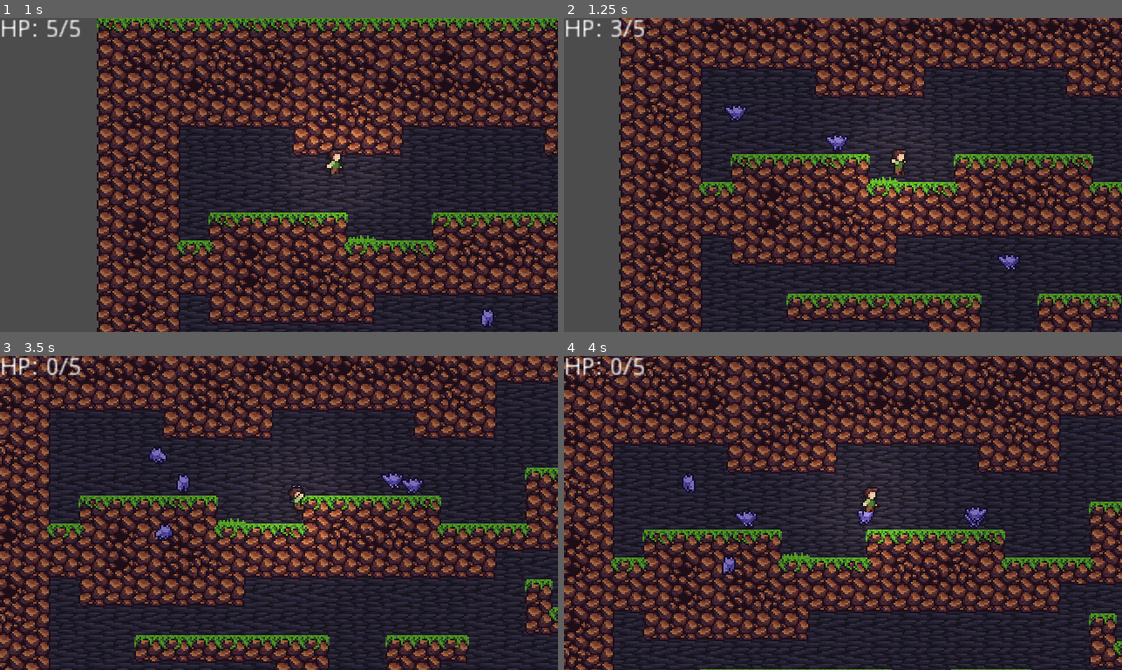
Above: before the commit, frames 1-4 (two rows, left to right).
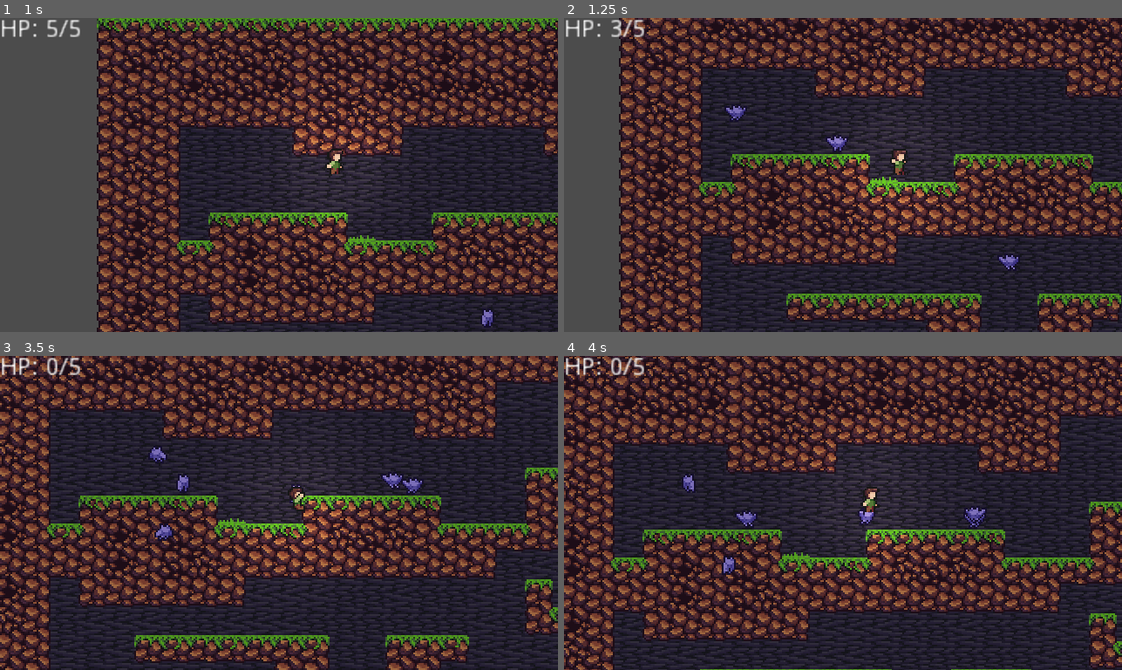
Above: after the commit, the same moments.

Repository: jasonrobwebster/Cave
Game: Godot game, scene res://scenes/Level1-1.tscn
Same seed, same stepped clock (60 frames per second), same inputs: the game is played once before the commit and once after it. This scene is started directly instead of the project's main scene.
Inputs:
- Up to frame 1 (1 s): hold Right (ui_right) from 0.53 s (still down); hold Shift (run) from 0.53 s (still down); tap Space (jump) at 0.77 s
- Up to frame 2 (1.25 s): keep holding Right (ui_right); keep holding Shift (run)
- Up to frame 3 (3.5 s): release Shift (run) at 1.28 s; tap Shift (run) at 1.35, 2.85 s; tap Space (jump) at 1.52, 3.02 s; release Right (ui_right) at 2.03 s; hold Left (ui_left) 2.03-2.78 s; hold Shift (run) 2.03-2.78 s; hold Right (ui_right) from 2.78 s (still down)
- Up to frame 4 (4 s): keep holding Right (ui_right); hold Shift (run) from 3.53 s (still down); tap Space (jump) at 3.77 s

Frame 1 is identical in both runs. In frame 2, less than 0.1% of the frame differs, in the area x 47-51%, y 36-43%; in frame 3, less than 0.1%; in frame 4, less than 0.1%, in the area x 52-76%, y 48-54%.

Commit message:
added player carry states

Diff:
--- a/player/Carry.gd
+++ b/player/Carry.gd
@@ -1 +1,66 @@
 extends "res://player/Motion.gd"
+
+signal pickup_item(item, parent)
+signal drop_item()
+
+const ACCELRATION := 15
+const FRICTION := 30
+const THROW_HSPEED = 150
+const THROW_VSPEED = -100
+
+var _carrying: RigidBody2D
+var _carrying_parent: Node
+
+
+func _ready():
+	for child in get_parent().get_children():
+		if not "Carry" in child.name:
+			continue
+		connect("pickup_item", child, "_on_PickupItem")
+		connect("drop_item", child, "_on_DropItem")
+
+
+func _on_PickupItem(item, parent):
+	if not item and not _carrying:
+		emit_signal("state_change", "Idle")
+		return
+	if item and _carrying and item != _carrying:
+		_drop()
+		_carrying = item
+		_carrying_parent = parent
+		pass
+	if item and not _carrying:
+		_carrying = item
+		_carrying_parent = parent
+	if not item and _carrying:
+		return
+
+	# handle the item
+	_carrying_parent.remove_child(item)
+	carry_pivot.add_child(item)
+	var offset = item.get("pickup_offset")
+	if not offset:
+		offset = Vector2.ZERO
+	item.position = offset
+	item.mode = RigidBody2D.MODE_KINEMATIC
+
+
+func _on_DropItem():
+	_carrying = null
+	_carrying_parent = null
+
+
+func _drop():
+	_throw(velocity)
+	emit_signal("drop_item")
+
+
+func _throw(throw_velocity: Vector2):
+	carry_pivot.remove_child(_carrying)
+	_carrying_parent.add_child(_carrying)
+	var offset = _carrying.get("pickup_offset")
+	if not offset:
+		offset = Vector2.ZERO
+	_carrying.global_position = carry_pivot.global_position + offset
+	_carrying.mode = RigidBody2D.MODE_RIGID
+	_carrying.linear_velocity = throw_velocity
--- a/player/CarryIdle.gd
+++ b/player/CarryIdle.gd
@@ -1,4 +1,20 @@
 extends "res://player/Carry.gd"
 
-func enter(previous_state: String = '', args=null):
+
+func enter(previous_state: String = '', item: RigidBody2D=null):
 	anim_player.play("CarryIdle")
+	if item:
+		emit_signal("pickup_item", item, item.get_parent())
+
+
+func update(delta):
+	var input_x := _get_input_x()
+	if input_x != 0:
+		emit_signal("state_change", "CarryWalk")
+	.update(delta)
+
+
+func handle_input(event: InputEvent):
+	if event.is_action_pressed("interact"):
+		_throw(Vector2(sign(pivot.scale.x) * THROW_HSPEED, THROW_VSPEED))
+		emit_signal("state_change", "CarryThrow")
--- /dev/null
+++ b/player/CarryThrow.gd
@@ -0,0 +1,10 @@
+extends "res://player/Carry.gd"
+
+
+func enter(previous_state: String = '', throw_v: Vector2 = Vector2.ZERO):
+	anim_player.play("CarryThrow")
+	emit_signal("drop_item")
+
+
+func _go_to_Idle_state():
+	emit_signal("state_change", "Idle")
--- /dev/null
+++ b/player/CarryWalk.gd
@@ -0,0 +1,16 @@
+extends "res://player/Carry.gd"
+
+
+func enter(previous_state: String = '', item: Node = null):
+	anim_player.play("CarryWalk")
+
+
+func update(delta):
+	if not owner.is_on_floor():
+		coyote_timer.start(COYOTE_TIME)
+		_drop()
+		emit_signal("state_change", "Fall", velocity)
+	_calculate_velocity(delta, ACCELRATION, FRICTION)
+	if velocity.is_equal_approx(Vector2.ZERO) and _get_input_x() == 0:
+		emit_signal("state_change", "CarryIdle")
+	.update(delta)
--- a/player/Idle.gd
+++ b/player/Idle.gd
@@ -11,3 +11,27 @@
 	if input_x != 0:
 		emit_signal("state_change", "Move")
 	.update(delta)
+
+
+func handle_input(event: InputEvent):
+	if event.is_action_pressed("interact"):
+		_handle_interaction()
+	.handle_input(event)
+
+
+func _handle_interaction():
+	var bodies: Array = interact_zone.get_overlapping_bodies()
+	if not bodies:
+		return
+
+	# find closest body
+	var min_dist := 100000.0
+	var min_body: Node
+	for body in bodies:
+		var dist: float = owner.global_position.distance_to(body.global_position)
+		if dist >= min_dist:
+			continue
+		min_dist = dist
+		min_body = body
+
+	emit_signal("state_change", "CarryIdle", min_body)
--- a/player/Player.tscn
+++ b/player/Player.tscn
@@ -13,15 +13,19 @@
 [ext_resource path="res://player/Land.gd" type="Script" id=11]
 [ext_resource path="res://lights/light_strong2.png" type="Texture" id=12]
 [ext_resource path="res://player/CarryIdle.gd" type="Script" id=13]
+[ext_resource path="res://player/CarryWalk.gd" type="Script" id=14]
+[ext_resource path="res://player/CarryThrow.gd" type="Script" id=15]
 
 [sub_resource type="RectangleShape2D" id=1]
 extents = Vector2( 1, 1 )
 
 [sub_resource type="RectangleShape2D" id=2]
+extents = Vector2( 6, 10 )
+
+[sub_resource type="RectangleShape2D" id=3]
 extents = Vector2( 3, 5 )
 
-[sub_resource type="Animation" id=18]
-resource_name = "CarryIdle"
+[sub_resource type="Animation" id=4]
 length = 0.1
 loop = true
 tracks/0/type = "value"
@@ -37,8 +41,7 @@
 "values": [ 42 ]
 }
 
-[sub_resource type="Animation" id=19]
-resource_name = "CarryThrow"
+[sub_resource type="Animation" id=5]
 length = 0.15
 step = 0.05
 tracks/0/type = "value"
@@ -53,9 +56,22 @@
 "update": 1,
 "values": [ 55, 56 ]
 }
-
-[sub_resource type="Animation" id=20]
-resource_name = "CarryWalk"
+tracks/1/type = "method"
+tracks/1/path = NodePath("StateMachine/CarryThrow")
+tracks/1/interp = 1
+tracks/1/loop_wrap = true
+tracks/1/imported = false
+tracks/1/enabled = true
+tracks/1/keys = {
+"times": PoolRealArray( 0.15 ),
+"transitions": PoolRealArray( 1 ),
+"values": [ {
+"args": [  ],
+"method": "_go_to_Idle_state"
+} ]
+}
+
+[sub_resource type="Animation" id=6]
 length = 0.6
 loop = true
 tracks/0/type = "value"
@@ -87,8 +103,7 @@
 "values": [ 18, 19 ]
 }
 
-[sub_resource type="Animation" id=4]
-resource_name = "FallDown"
+[sub_resource type="Animation" id=8]
 length = 0.1
 loop = true
 tracks/0/type = "value"
@@ -152,8 +167,7 @@
 "values": [ 26 ]
 }
 
-[sub_resource type="Animation" id=8]
-resource_name = "FallMid"
+[sub_resource type="Animation" id=12]
 length = 0.1
 loop = true
 tracks/0/type = "value"
@@ -169,8 +183,7 @@
 "values": [ 20 ]
 }
 
-[sub_resource type="Animation" id=9]
-resource_name = "FallUp"
+[sub_resource type="Animation" id=13]
 length = 0.1
 loop = true
 tracks/0/type = "value"
@@ -186,8 +199,7 @@
 "values": [ 19 ]
 }
 
-[sub_resource type="Animation" id=10]
-resource_name = "Grapple"
+[sub_resource type="Animation" id=14]
 length = 0.1
 tracks/0/type = "value"
 tracks/0/path = NodePath("Pivot/Sprite:frame")
@@ -259,8 +271,7 @@
 } ]
 }
 
-[sub_resource type="Animation" id=13]
-resource_name = "JumpUp"
+[sub_resource type="Animation" id=17]
 length = 0.3
 tracks/0/type = "value"
 tracks/0/path = NodePath("Pivot/Sprite:frame")
@@ -301,8 +312,7 @@
 } ]
 }
 
-[sub_resource type="Animation" id=14]
-resource_name = "Land"
+[sub_resource type="Animation" id=18]
 length = 0.3
 step = 0.05
 tracks/0/type = "value"
@@ -356,8 +366,7 @@
 } ]
 }
 
-[sub_resource type="Animation" id=15]
-resource_name = "Run"
+[sub_resource type="Animation" id=19]
 length = 0.6
 loop = true
 tracks/0/type = "value"
@@ -398,6 +407,7 @@
 ]]
 z_index = 10
 collision_layer = 2
+collision/safe_margin = 0.05
 script = ExtResource( 2 )
 
 [node name="StateMachine" type="Node" parent="."]
@@ -424,14 +434,23 @@
 [node name="CarryIdle" type="Node" parent="StateMachine"]
 script = ExtResource( 13 )
 
+[node name="CarryWalk" type="Node" parent="StateMachine"]
+script = ExtResource( 14 )
+
+[node name="CarryThrow" type="Node" parent="StateMachine"]
+script = ExtResource( 15 )
+
 [node name="Pivot" type="Position2D" parent="."]
+
+[node name="CarryPivot" type="Position2D" parent="Pivot"]
+position = Vector2( 1, -14 )
 
 [node name="Sprite" type="Sprite" parent="Pivot"]
 position = Vector2( 1, -8 )
 texture = ExtResource( 1 )
 vframes = 10
 hframes = 6
-frame = 42
+frame = 56
 
 [node name="Light2D" type="Light2D" parent="Pivot"]
 position = Vector2( 0, -6 )
@@ -445,6 +464,7 @@
 collision_mask = 0
 
 [node name="CollisionShape2D" type="CollisionShape2D" parent="Pivot/HoldTop"]
+visible = false
 position = Vector2( -1, 0 )
 shape = SubResource( 1 )
 
@@ -454,31 +474,41 @@
 collision_mask = 0
 
 [node name="CollisionShape2D" type="CollisionShape2D" parent="Pivot/HoldBottom"]
+visible = false
 shape = SubResource( 1 )
 
+[node name="InteractZone" type="Area2D" parent="Pivot"]
+visible = false
+position = Vector2( 4, -7 )
+collision_layer = 0
+collision_mask = 128
+
+[node name="CollisionShape2D" type="CollisionShape2D" parent="Pivot/InteractZone"]
+visible = false
+shape = SubResource( 2 )
+
 [node name="Collision" type="CollisionShape2D" parent="."]
-visible = false
 position = Vector2( 0, -5 )
-shape = SubResource( 2 )
+shape = SubResource( 3 )
 
 [node name="AnimationPlayer" type="AnimationPlayer" parent="."]
-anims/CarryIdle = SubResource( 18 )
-anims/CarryThrow = SubResource( 19 )
-anims/CarryWalk = SubResource( 20 )
-anims/Climb = SubResource( 3 )
-anims/FallDown = SubResource( 4 )
-anims/FallForwardDown = SubResource( 5 )
-anims/FallForwardMid = SubResource( 6 )
-anims/FallForwardUp = SubResource( 7 )
-anims/FallMid = SubResource( 8 )
-anims/FallUp = SubResource( 9 )
-anims/Grapple = SubResource( 10 )
-anims/Idle = SubResource( 11 )
-anims/JumpForward = SubResource( 12 )
-anims/JumpUp = SubResource( 13 )
-anims/Land = SubResource( 14 )
-anims/Run = SubResource( 15 )
-anims/Walk = SubResource( 16 )
+anims/CarryIdle = SubResource( 4 )
+anims/CarryThrow = SubResource( 5 )
+anims/CarryWalk = SubResource( 6 )
+anims/Climb = SubResource( 7 )
+anims/FallDown = SubResource( 8 )
+anims/FallForwardDown = SubResource( 9 )
+anims/FallForwardMid = SubResource( 10 )
+anims/FallForwardUp = SubResource( 11 )
+anims/FallMid = SubResource( 12 )
+anims/FallUp = SubResource( 13 )
+anims/Grapple = SubResource( 14 )
+anims/Idle = SubResource( 15 )
+anims/JumpForward = SubResource( 16 )
+anims/JumpUp = SubResource( 17 )
+anims/Land = SubResource( 18 )
+anims/Run = SubResource( 19 )
+anims/Walk = SubResource( 20 )
 
 [node name="CoyoteTimer" type="Timer" parent="."]
 wait_time = 0.1
--- a/player/PlayerState.gd
+++ b/player/PlayerState.gd
@@ -8,6 +8,8 @@
 onready var anim_player: AnimationPlayer = owner.get_node("AnimationPlayer")
 onready var collision: CollisionShape2D = owner.get_node("Collision")
 onready var coyote_timer: Timer = owner.get_node("CoyoteTimer")
+onready var interact_zone : Area2D = owner.get_node("Pivot/InteractZone")
+onready var carry_pivot: Position2D = owner.get_node("Pivot/CarryPivot")
 
 
 func _get_input_x() -> float:
Not shown: 10 places in player/Player.tscn that only renumber resources
